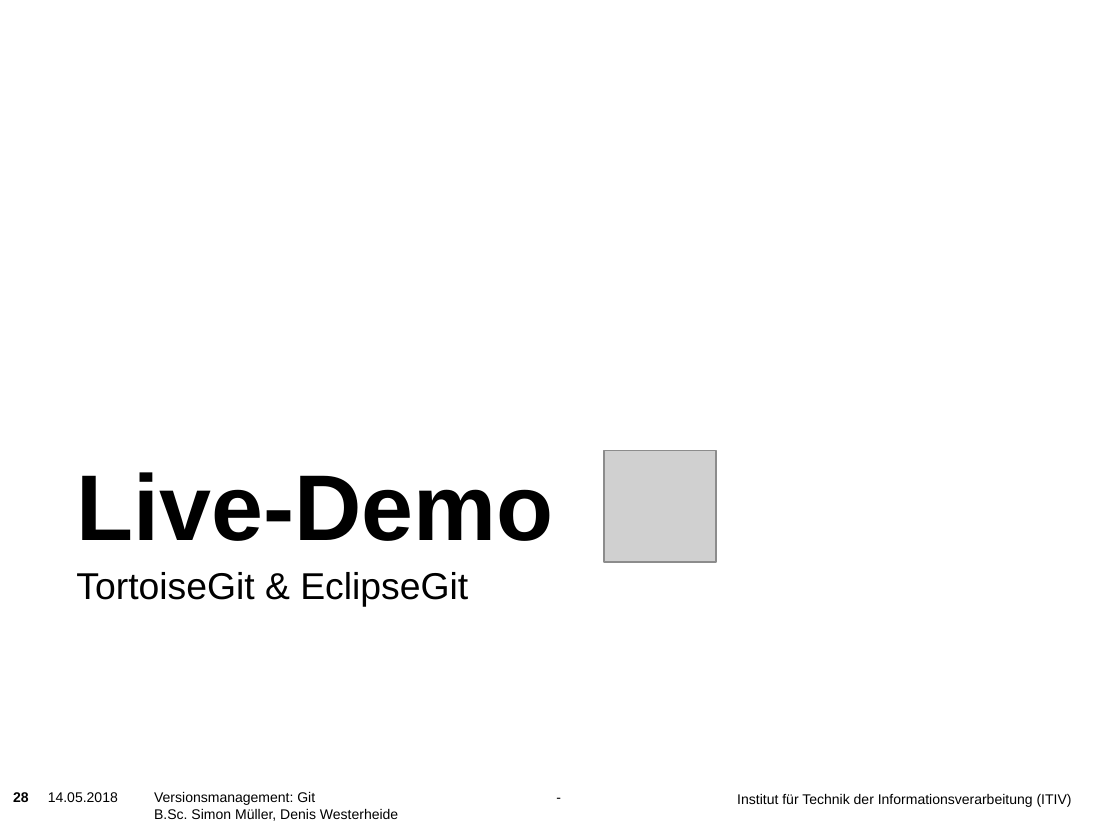
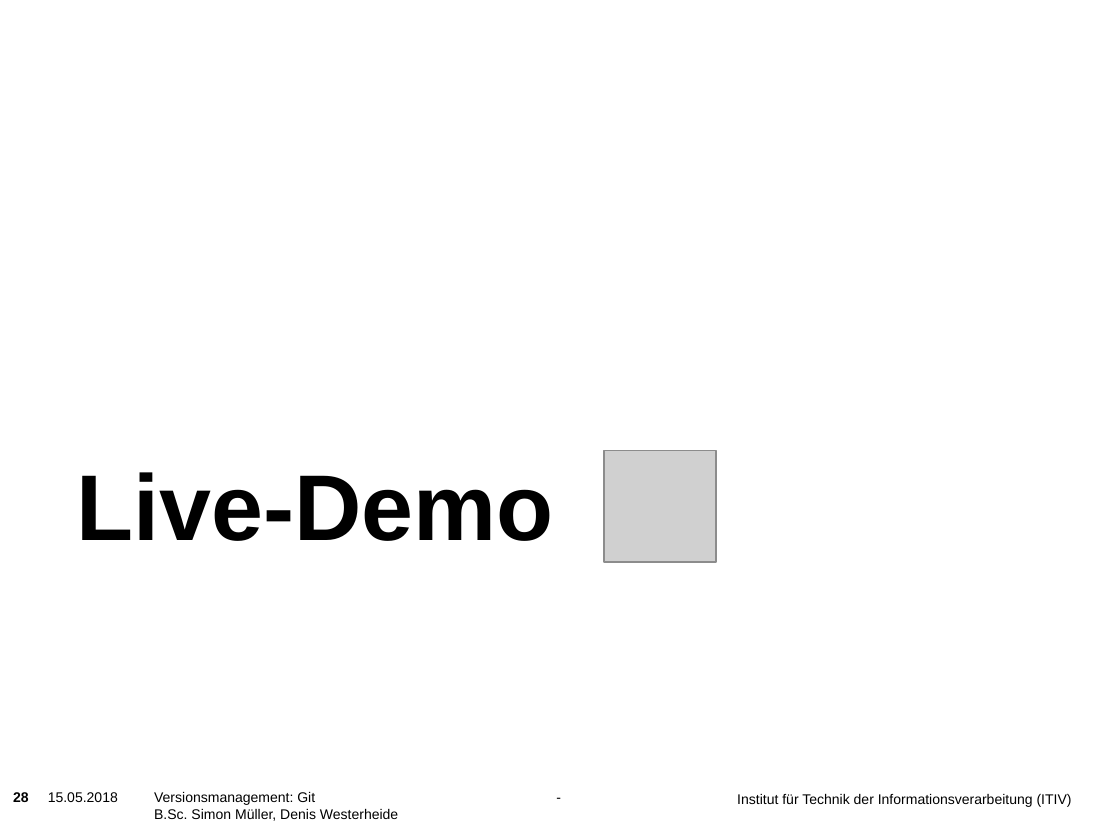
Before and after one commit to muellesi/PSE_2018, a slide deck: slide 28 of Präsentation/09_Versionsmanagement_Git.pptx. Drawn at 1120x840 pixels with LibreOffice and Linux fonts; fonts in the diff are those of the drawing; grey boxes stand for pictures; background and template pictures are left out. Boxes give left, top, right and bottom in pixels: in the first picture for what was removed or moved away, otherwise in the second. Text is boxed around its words. In the diff, an @@ line names an element or a change of style, - is before the commit and + after.

```diff
--- a/Präsentation/09_Versionsmanagement_Git.pptx
+++ b/Präsentation/09_Versionsmanagement_Git.pptx
@@ text removed at (76, 572, 468, 607) @@
-TortoiseGit & EclipseGit
@@ text at (48, 792, 118, 802): text changed @@
-14.05.2018
+15.05.2018
```
Also in this commit, not shown: 30 other slides changed, 1 other file.
